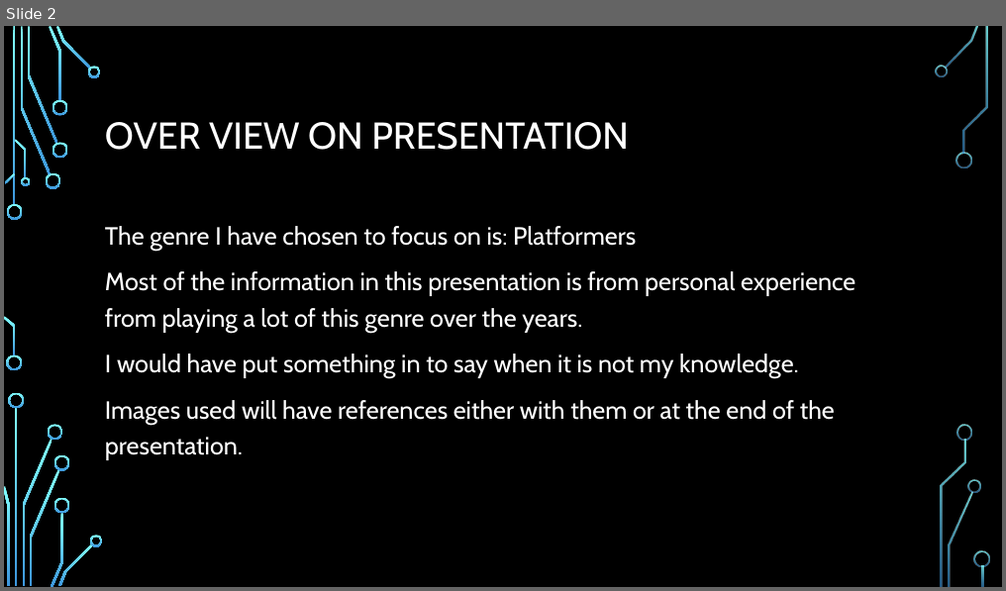
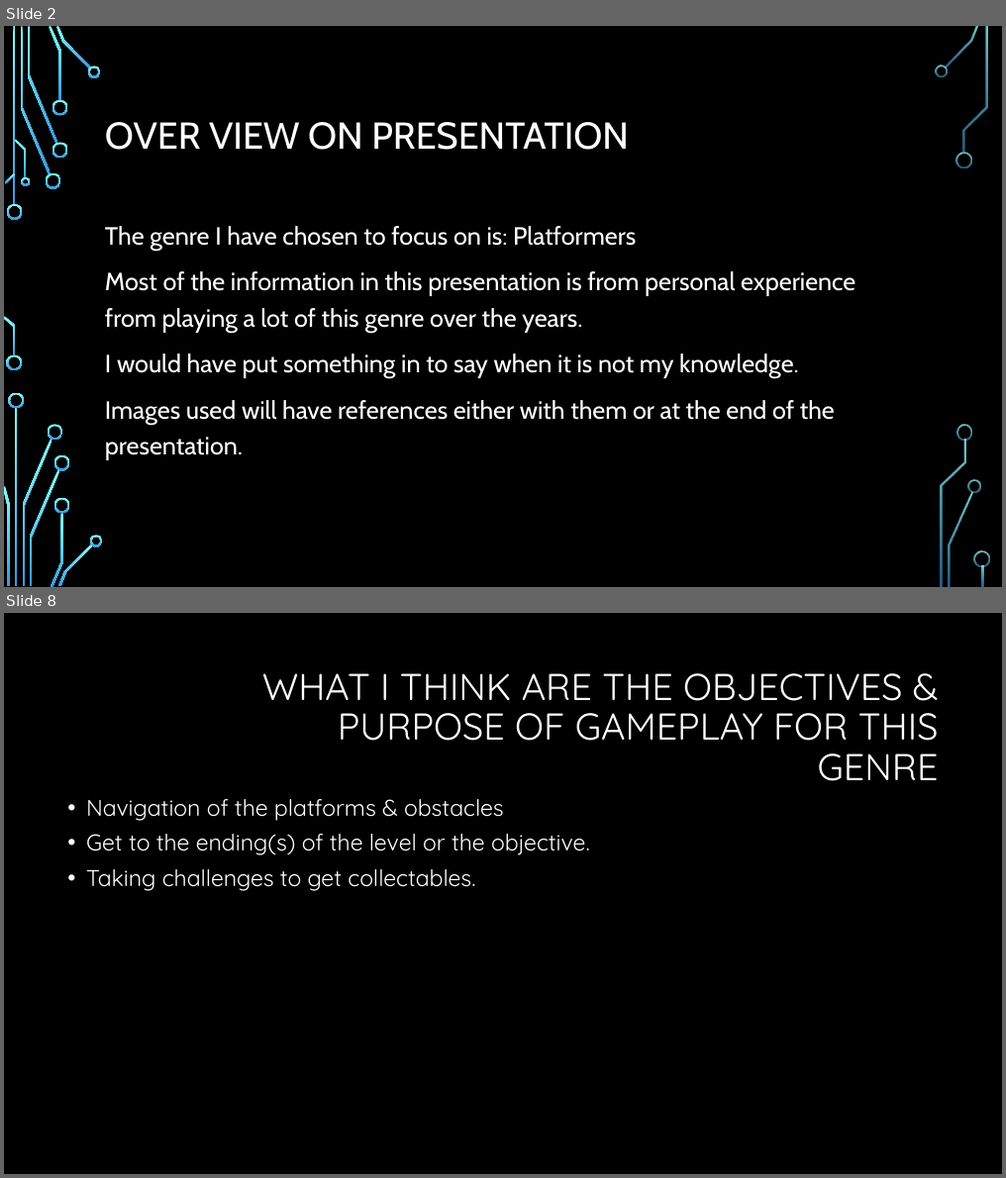
Before and after one commit to Stampard0/Assessments, a slide deck: Informational Technology (Game Design)/Part 1 Redo/Cluster - Introduction to Game Design/AT01/AT01 Video Game Case Study.pptx. Shown one above the other, each under a label of ours: slide 2 before the commit, slides 2 and 8 after it; the slides between them are not shown. The pictures are 1006x591 and 1006x1178 pixels, drawn with LibreOffice and Linux fonts; fonts in the diff are those of the drawing; background and template pictures are left out. Boxes give left, top, right and bottom in pixels: in the first picture for what was removed or moved away, otherwise in the second. Text is boxed around its words. In the diff, an @@ line names an element or a change of style, - is before the commit and + after.

```diff
--- a/Informational Technology (Game Design)/Part 1 Redo/Cluster - Introduction to Game Design/AT01/AT01 Video Game Case Study.pptx
+++ b/Informational Technology (Game Design)/Part 1 Redo/Cluster - Introduction to Game Design/AT01/AT01 Video Game Case Study.pptx
@@ slide 8 added at [4,613,1002,1174], background #000000 @@
@@ title added at [262,673,939,781], 36 pt, text #FFFFFF @@
+WHAT I THINK ARE THE OBJECTIVES & PURPOSE OF GAMEPLAY FOR THIS GENRE
@@ text added at [86,799,590,891], 22 pt, text #FFFFFF @@
+• Navigation of the platforms & obstacles
+• Get to the ending(s) of the level or the objective.
+• Taking challenges to get collectables.
```
Also in this commit, not shown: 1 slide changed, 8 other slides added, 1 other file.
